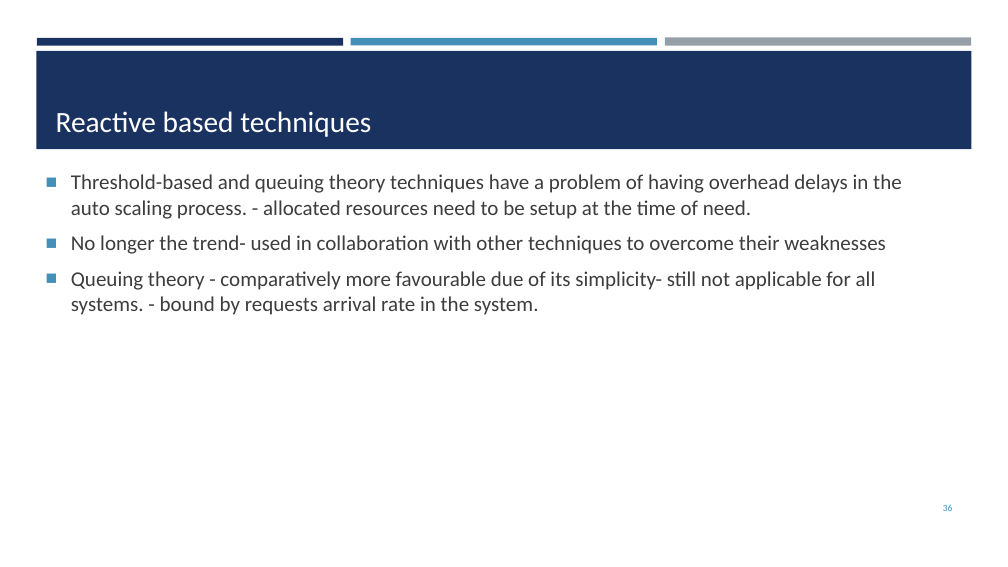
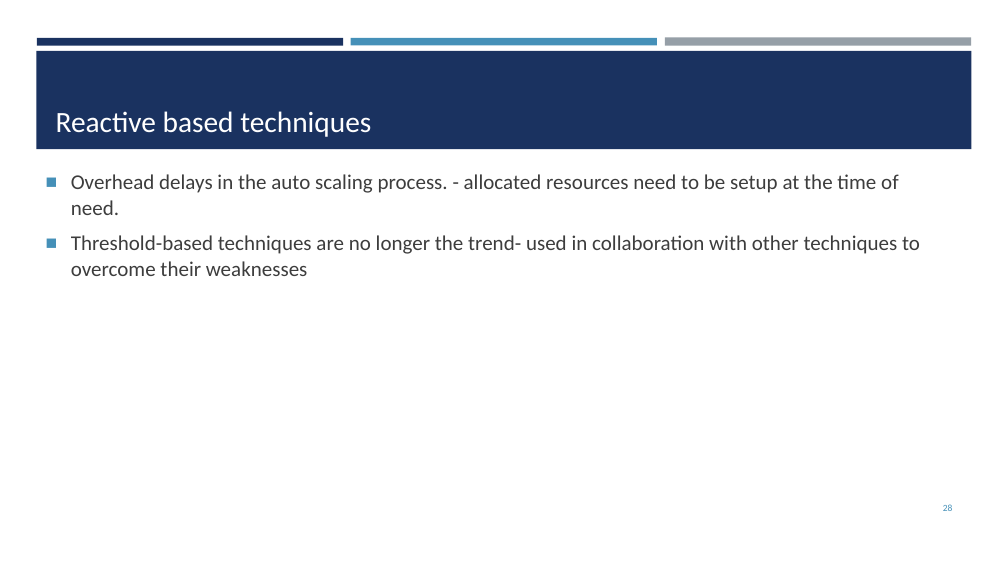
Before and after one commit to Rahma-ra1001782/Rahma-ra1001782-hw, a slide deck: slide 28 of Review/G3-Review Paper & Presentation - Final Version/G3 - Review Paper Presentation.pptx (slide 36 before the commit). Drawn at 1008x567 pixels with LibreOffice and Linux fonts; fonts in the diff are those of the drawing. Boxes give left, top, right and bottom in pixels: in the first picture for what was removed or moved away, otherwise in the second. Text is boxed around its words. In the diff, an @@ line names an element or a change of style, - is before the commit and + after.

```diff
--- a/Review/G3-Review Paper & Presentation - Final Version/G3 - Review Paper Presentation.pptx
+++ b/Review/G3-Review Paper & Presentation - Final Version/G3 - Review Paper Presentation.pptx
@@ text at (71,174,920,276): text changed @@
-■ Threshold-based and queuing theory techniques have a problem of having overhead delays in the auto scaling process. - allocated resources need to be setup at the time of need.
-■ No longer the trend- used in collaboration with other techniques to overcome their weaknesses
-■ Queuing theory - comparatively more favourable due of its simplicity- still not applicable for all systems. - bound by requests arrival rate in the system.
+■ Overhead delays in the auto scaling process. - allocated resources need to be setup at the time of need.
+■ Threshold-based techniques are no longer the trend- used in collaboration with other techniques to overcome their weaknesses
```
Also in this commit, not shown: 15 other slides changed, 1 slide added, 9 slides removed.
